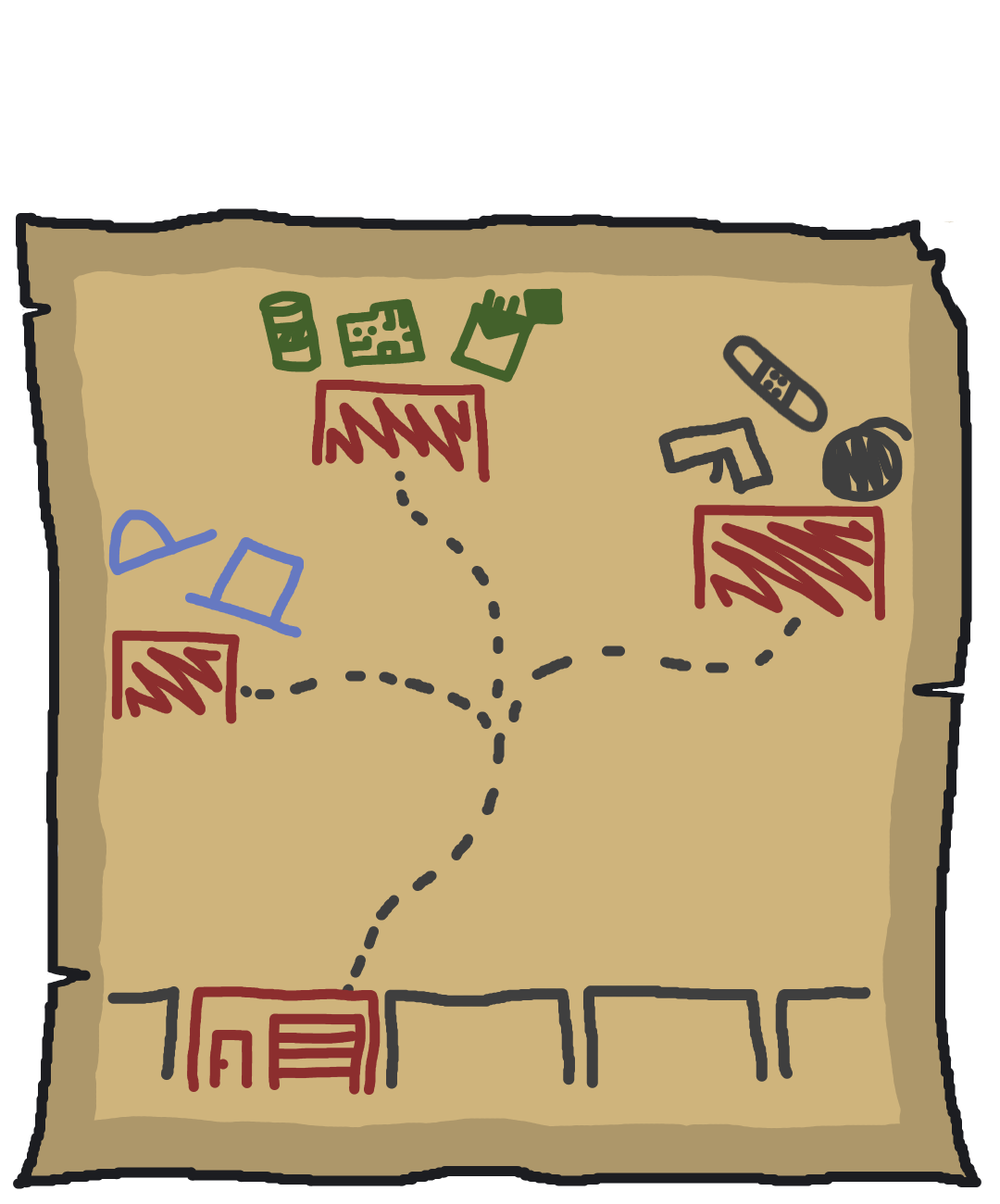
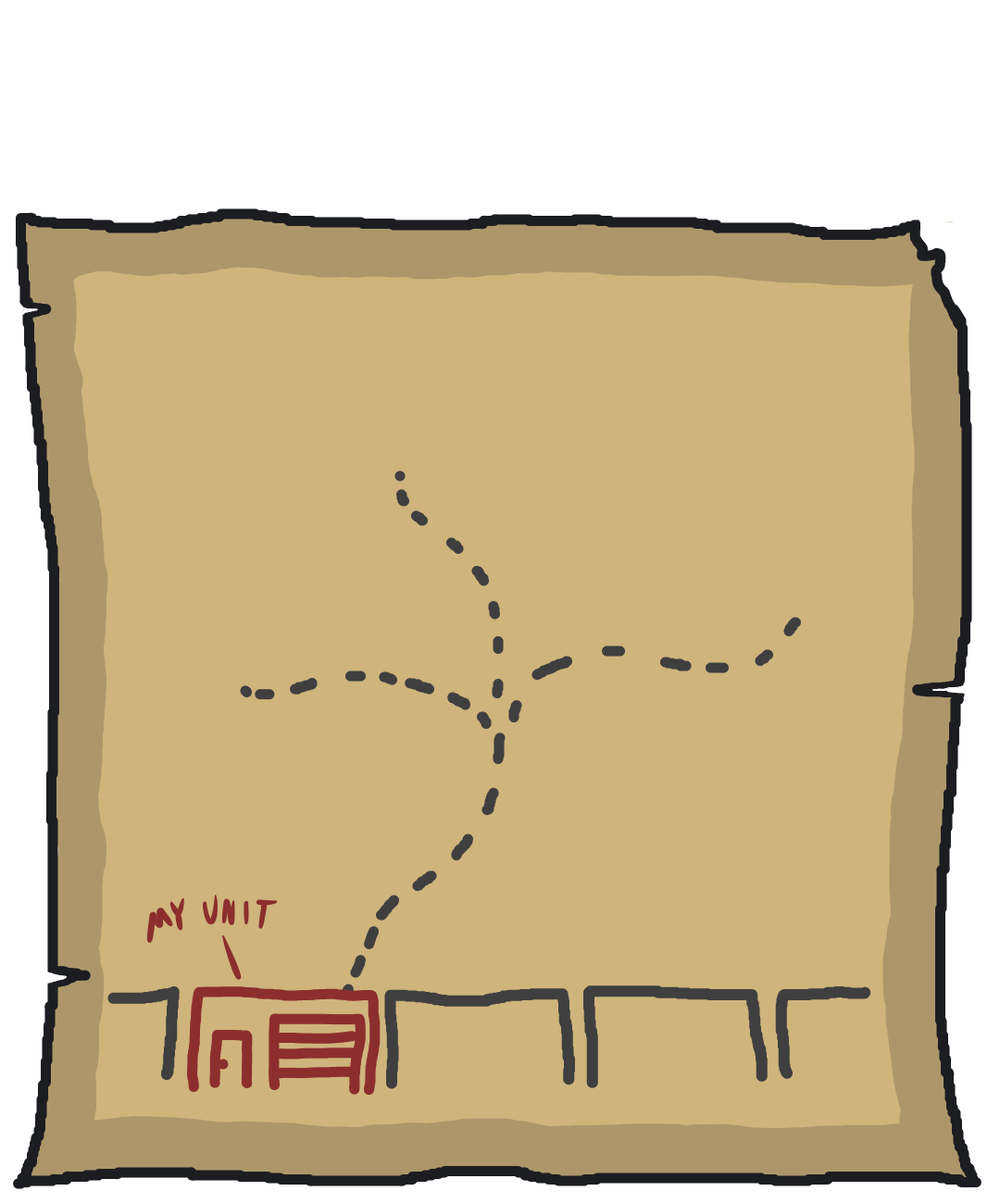
Layers edited between the first and the second 1000x1204 image:
painted on "Paint Layer 10" (3rd of 3) over [108, 287, 912, 980]
painted on "Paint Layer 11" over [118, 414, 830, 980]
painted on "Paint Layer 7" over [108, 287, 912, 980]
painted on "Paint Layer 8" over [108, 287, 912, 980]
